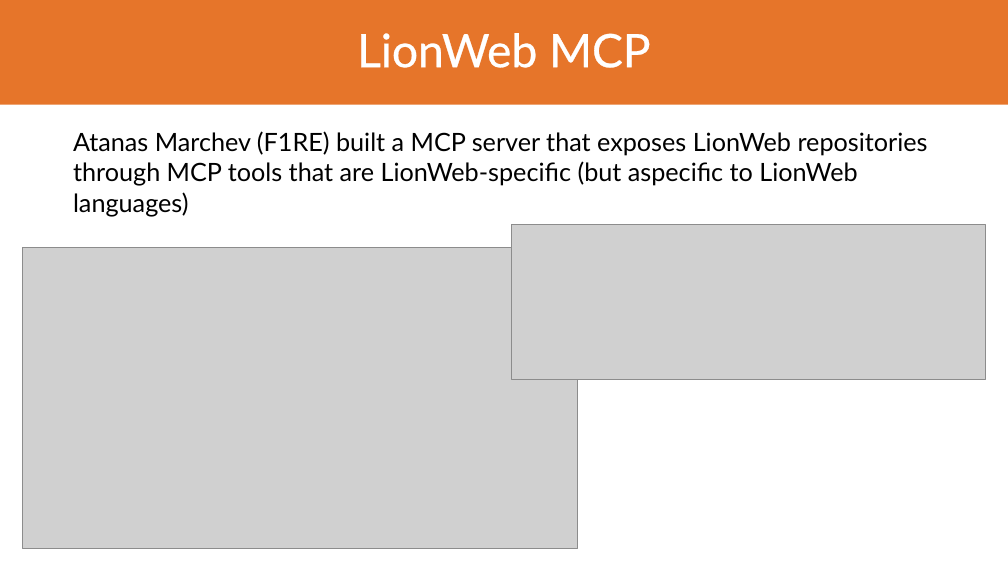
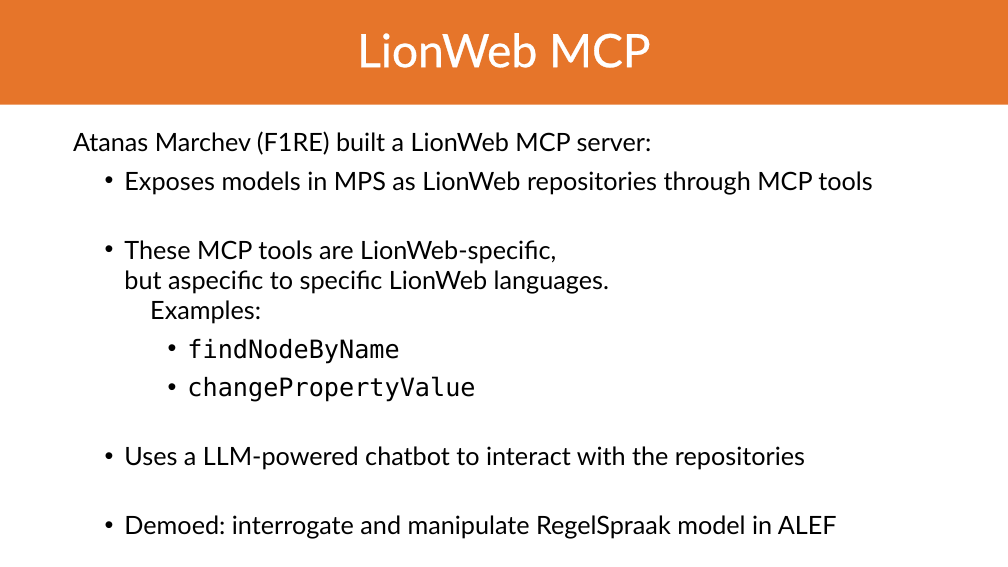
Before and after one commit to LionWeb-io/specification, a slide deck: slide 16 of conference-talks/LangDev/2026/LangDev 2026 Talk.pptx. Drawn at 1008x567 pixels with LibreOffice and Linux fonts; fonts in the diff are those of the drawing; grey boxes stand for pictures; background and template pictures are left out. Boxes give left, top, right and bottom in pixels: in the first picture for what was removed or moved away, otherwise in the second. Text is boxed around its words. In the diff, an @@ line names an element or a change of style, - is before the commit and + after.

Commit message:
more updates on slides

```diff
--- a/conference-talks/LangDev/2026/LangDev 2026 Talk.pptx
+++ b/conference-talks/LangDev/2026/LangDev 2026 Talk.pptx
@@ text at (73,131,872,539): text changed @@
-Atanas Marchev (F1RE) built a MCP server that exposes LionWeb repositories through MCP tools that are LionWeb-specific (but aspecific to LionWeb languages)
+Atanas Marchev (F1RE) built a LionWeb MCP server:
+  • Exposes models in MPS as LionWeb repositories through MCP tools
+  • These MCP tools are LionWeb-specific,
+    but aspecific to specific LionWeb languages.
+    Examples:
+      • findNodeByName
+      • changePropertyValue
+  • Uses a LLM-powered chatbot to interact with the repositories
+  • Demoed: interrogate and manipulate RegelSpraak model in ALEF
@@ picture removed at (512,225,986,380) @@
@@ picture removed at (23,247,578,549) @@
```
Also in this commit, not shown: 4 other slides changed, 1 slide added, 1 other file.
